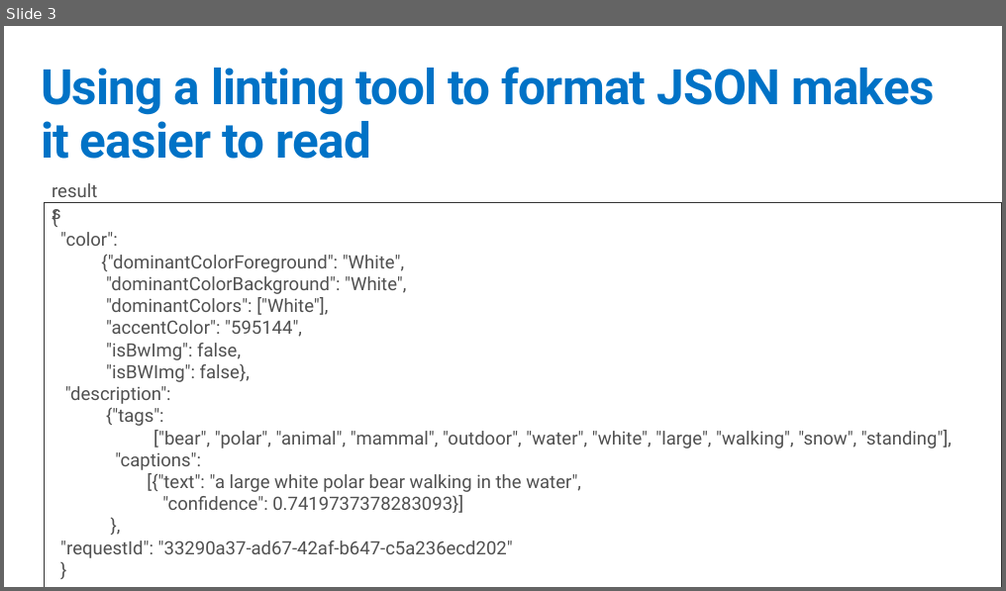
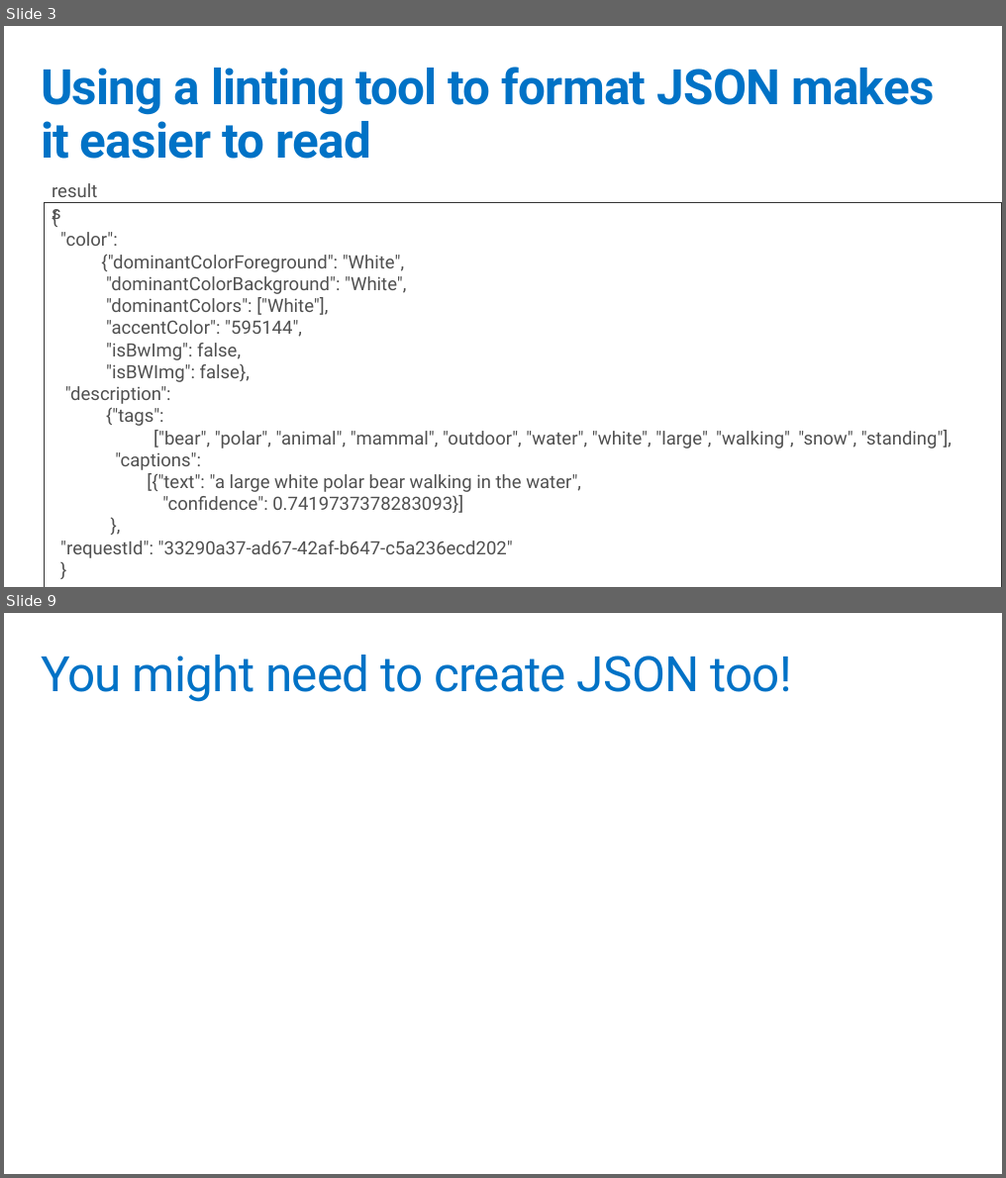
Before and after one commit to GeekTrainer/python-getting-started, a slide deck: Slides/17 - JSON.pptx. Shown one above the other, each under a label of ours: slide 3 before the commit, slides 3 and 9 after it; the slides between them are not shown. The pictures are 1006x591 and 1006x1178 pixels, drawn with LibreOffice and Linux fonts; fonts in the diff are those of the drawing. Boxes give left, top, right and bottom in pixels: in the first picture for what was removed or moved away, otherwise in the second. Text is boxed around its words. In the diff, an @@ line names an element or a change of style, - is before the commit and + after.

```diff
--- a/Slides/17 - JSON.pptx
+++ b/Slides/17 - JSON.pptx
@@ slide 9 added at bbox=[4, 613, 1002, 1174], background #FFFFFF @@
@@ title added at bbox=[41, 655, 791, 702], 48 pt, text #0072C6 @@
+You might need to create JSON too!
```
Also in this commit, not shown: 9 slides changed, 1 other slide added, 9 other files.
